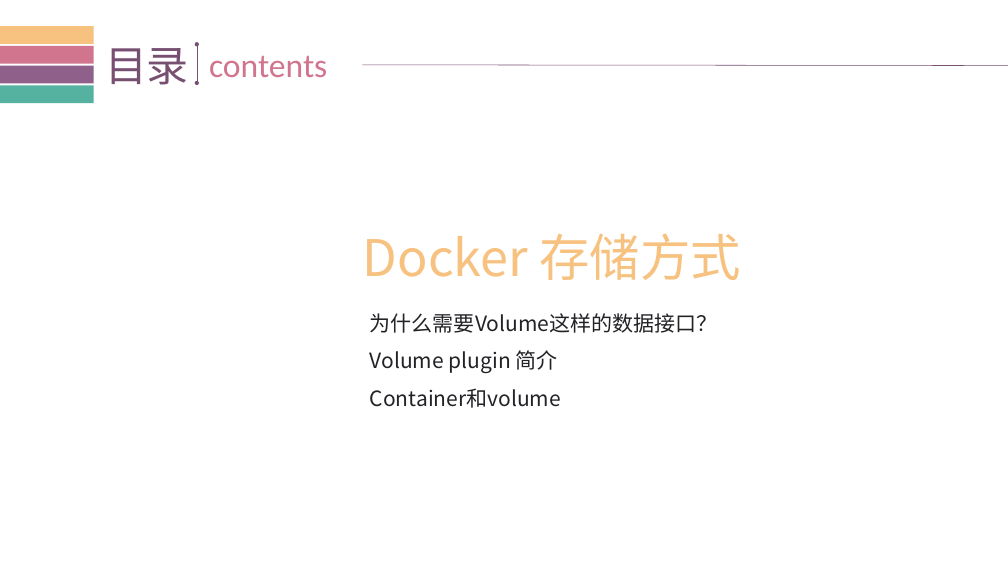
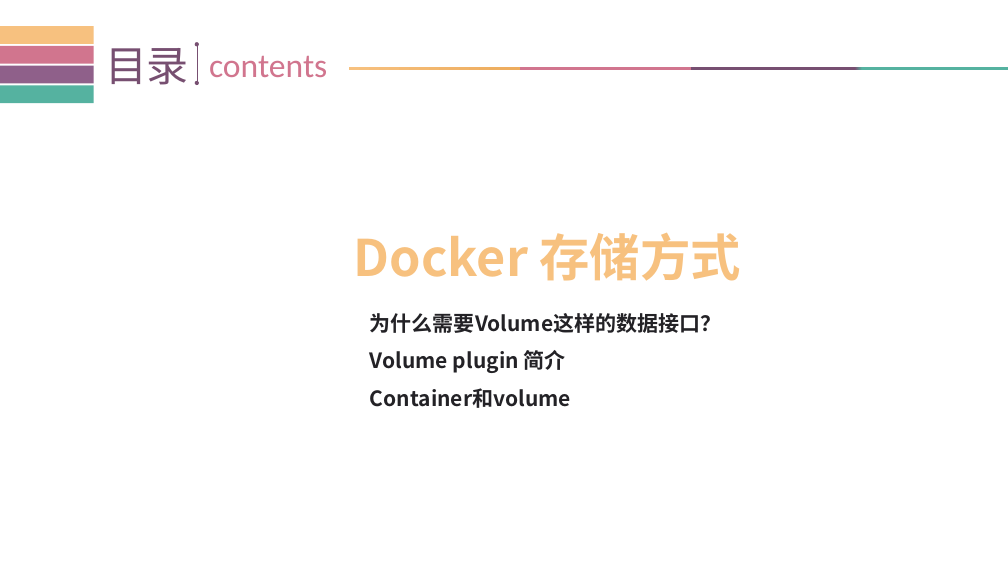
Before and after one commit to xiaolingzang/docker, a slide deck: slide 3 of dockerVolume.pptx. Drawn at 1008x567 pixels with LibreOffice and Linux fonts; fonts in the diff are those of the drawing. Boxes give left, top, right and bottom in pixels: in the first picture for what was removed or moved away, otherwise in the second. Text is boxed around its words. In the diff, an @@ line names an element or a change of style, - is before the commit and + after.

```diff
--- a/dockerVolume.pptx
+++ b/dockerVolume.pptx
@@ rectangle added at (x1=349, y1=67, x2=1008, y2=70), fill gradient #F7C17F to #EDAC5D to #D1758E to #774F71 to #55B2A0 @@
@@ line removed from (362, 65) to (1008, 66) @@
@@ text "Docker 存储方式" at (x1=354, y1=232, x2=741, y2=281): bold on @@
@@ text "为什么需要Volume这样的数据接口？" at (x1=370, y1=313, x2=722, y2=408): bold on @@
```
Also in this commit, not shown: 18 other slides changed, 1 slide added, 1 other file.
